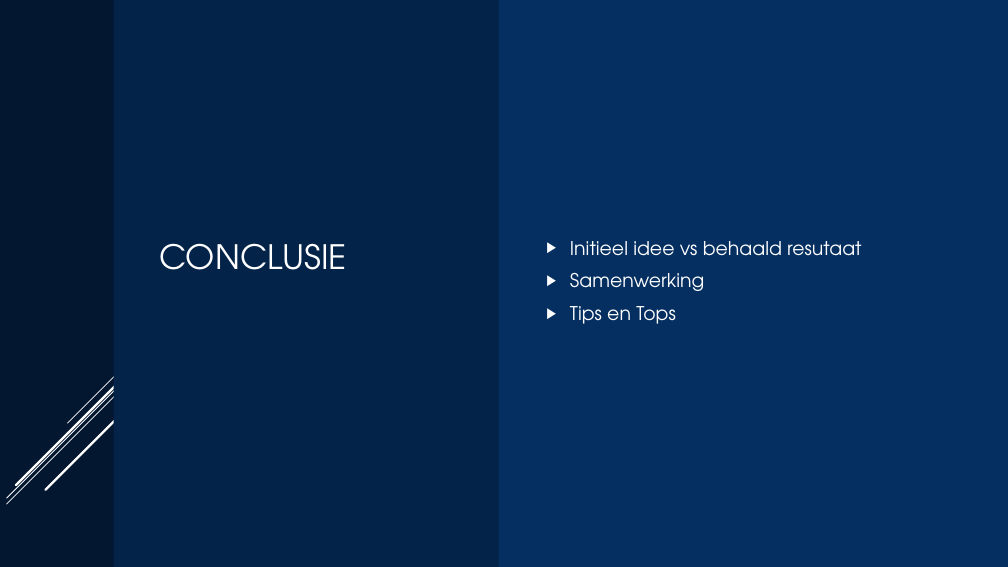
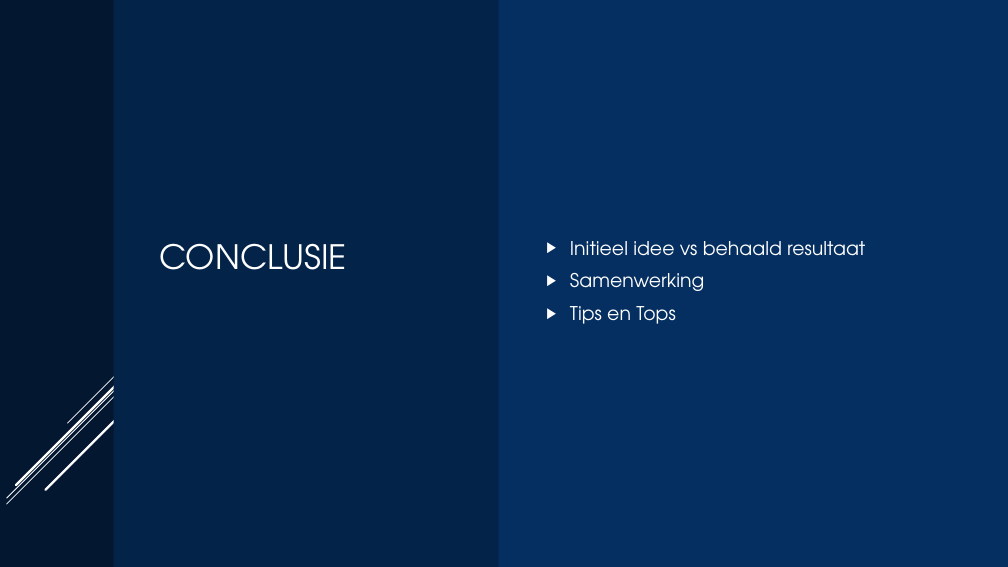
Before and after one commit to 2nd-factor/docs, a slide deck: slide 7 of 2nd-Factor.pptx. Drawn at 1008x567 pixels with LibreOffice and Linux fonts; fonts in the diff are those of the drawing. Boxes give left, top, right and bottom in pixels: in the first picture for what was removed or moved away, otherwise in the second. Text is boxed around its words. In the diff, an @@ line names an element or a change of style, - is before the commit and + after.

```diff
--- a/2nd-Factor.pptx
+++ b/2nd-Factor.pptx
@@ text at (570,241,865,256): text changed @@
-▶ Initieel idee vs behaald resutaat
+▶ Initieel idee vs behaald resultaat
```
Also in this commit, not shown: 2 other slides changed.
